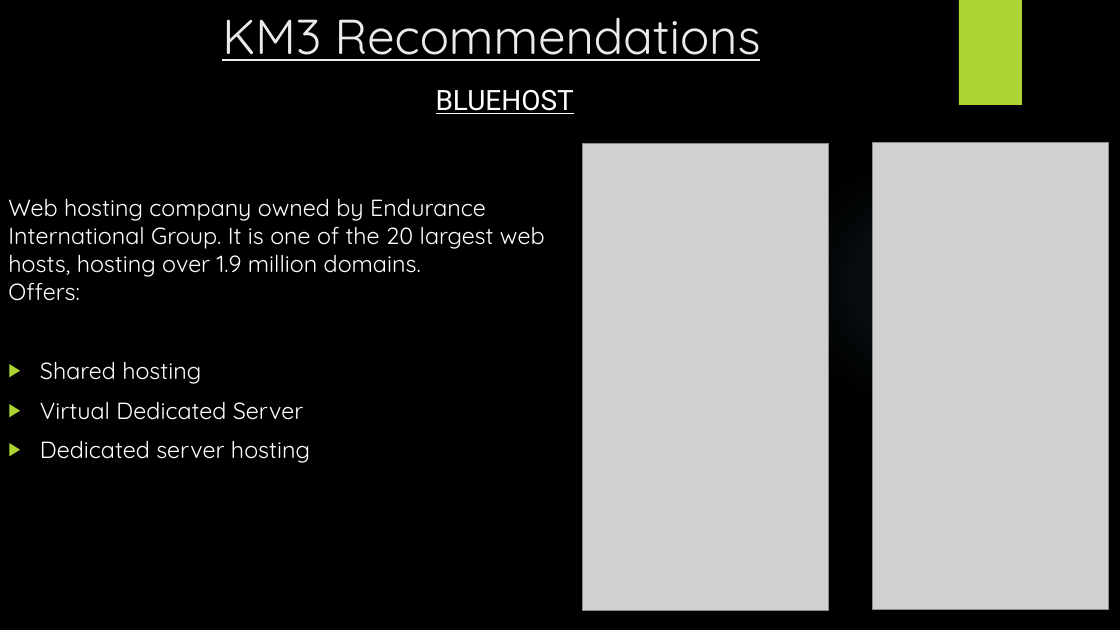
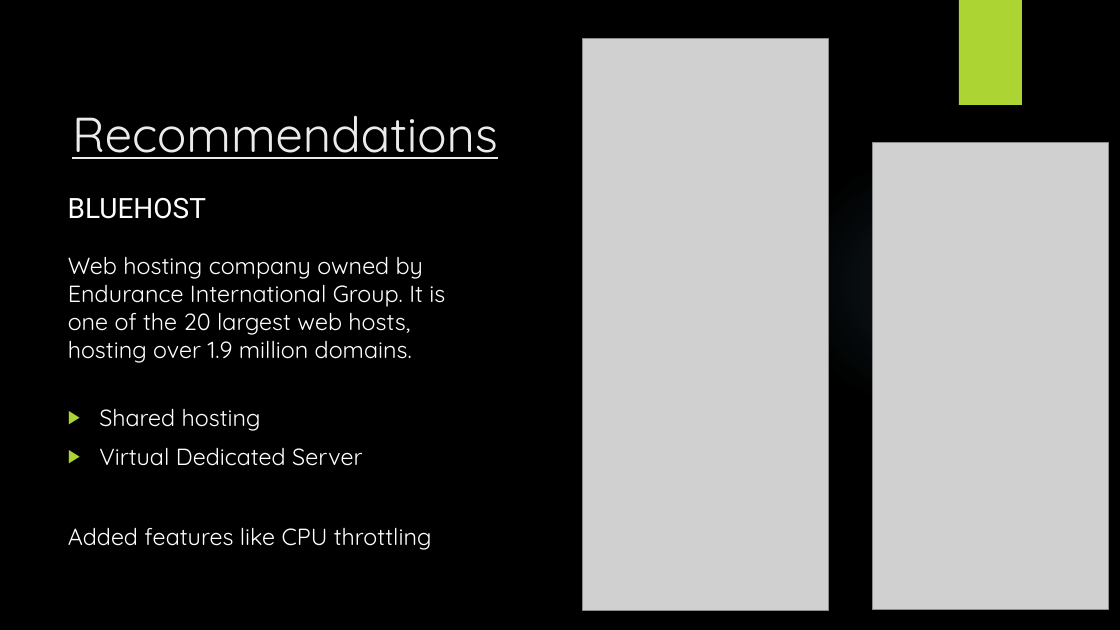
Before and after one commit to SAIT-OOSD-Team4/Group-Project, a slide deck: slide 10 of km3/KM3.pptx (slide 7 before the commit). Drawn at 1120x630 pixels with LibreOffice and Linux fonts; fonts in the diff are those of the drawing; grey boxes stand for pictures; background and template pictures are left out. Boxes give left, top, right and bottom in pixels: in the first picture for what was removed or moved away, otherwise in the second. Text is boxed around its words. In the diff, an @@ line names an element or a change of style, - is before the commit and + after.

```diff
--- a/km3/KM3.pptx
+++ b/km3/KM3.pptx
@@ picture: place and size @@
-picture at [582, 144, 828, 611]
+picture at [582, 39, 828, 611]
@@ title at [72, 115, 498, 159]: text changed @@
-KM3 Recommendations
+Recommendations
@@ text "Web hosting company owned by ...": place and size @@
-text "Web hosting company owned by ..." at [8, 198, 545, 463]
+text "Web hosting company owned by ..." at [68, 256, 445, 550]
@@ text "BLUEHOST": place and size @@
-text "BLUEHOST" at [436, 90, 574, 114]
+text "BLUEHOST" at [68, 198, 206, 219]
@@ text "BLUEHOST" at [68, 198, 206, 219]: underline off @@
@@ text at [68, 256, 445, 363]: text changed @@
-Web hosting company owned by Endurance International Group. It is one of the 20 largest web hosts, hosting over 1.9 million domains.
-Offers:
+Web hosting company owned by Endurance International Group. It is one of the 20 largest web hosts, hosting over 1.9 million domains.
@@ text at [68, 527, 432, 550]: text changed @@
-▶ Dedicated server hosting
+Added features like CPU throttling
```
Also in this commit, not shown: 2 other slides changed, 3 slides added.
